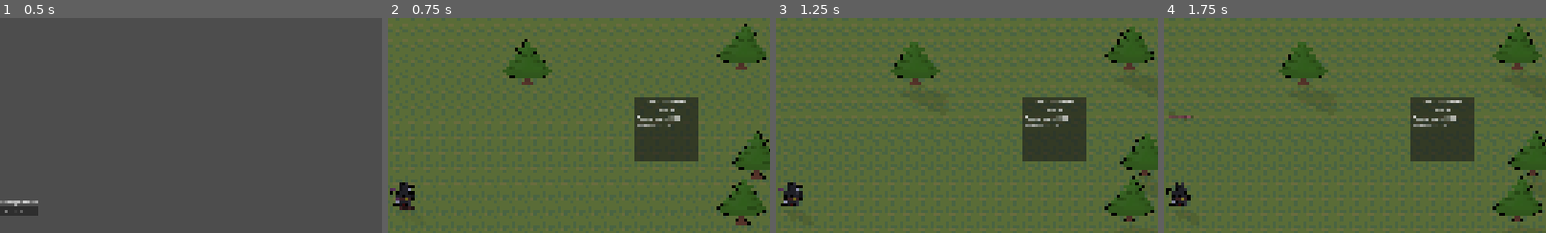
Above: before the commit, frames 1-4 (left to right).
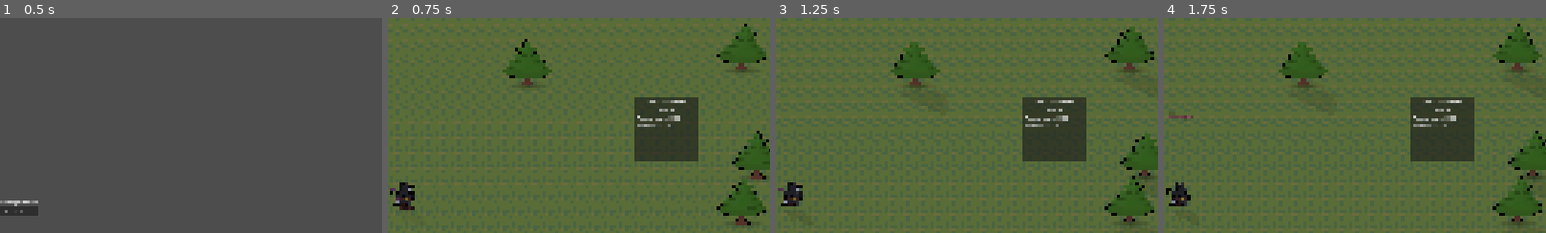
Above: after the commit, the same moments.

Repository: NicholasIzosimov/2D-Platformer
Game: Godot game, scene res://Scenes/main_menu.tscn
Two runs of this game, one before a commit and one after it. Both use one fixed random seed, a clock stepped at 60 frames per second and the inputs below.
Inputs:
- Up to frame 1 (0.5 s): no input
- Up to frame 2 (0.75 s): click "Start Run" at 0.5 s
- Up to frame 3 (1.25 s): no input
- Up to frame 4 (1.75 s): click "1" at 1.25 s
The pictures show only the part of the screen within x 48-98%, y 6-56%; the shares and areas given below are measured in that part.

Frame 1 is identical in both runs. In frame 2, 0.1% of the frame differs, in the area x 35-95%, y 24-33%; in frame 3, 0.2%, in the area x 35-98%, y 24-97%; in frame 4, 0.2%.

Commit message:
Combined incoming damage text, shaking sticky crits, item gold value, todo restructure
Co-Authored-By: Claude Opus 5.5 <noreply@anthropic.com>

Diff:
--- a/Scenes/FloatingNumber.tscn
+++ b/Scenes/FloatingNumber.tscn
@@ -11,3 +11,5 @@
 offset_bottom = 23.0
 theme_override_font_sizes/font_size = 28
 script = ExtResource("1_fens3")
+crit_shake = 3.0
+crit_shake_time = 1.0
--- a/Scenes/Player.tscn
+++ b/Scenes/Player.tscn
@@ -37,6 +37,7 @@
 
 [node name="CombatTextSpawner" parent="." index="4" unique_id=1163598000]
 text_height = -15.0
+incoming_window = 0.5
 
 [node name="Bars" parent="." index="6" unique_id=1050830573]
 z_index = 10
--- a/Scenes/Props/pine_small.tscn
+++ b/Scenes/Props/pine_small.tscn
@@ -3,6 +3,17 @@
 [ext_resource type="PackedScene" uid="uid://ccc1hmmxmapdf" path="res://Scenes/prop.tscn" id="1_4ftun"]
 [ext_resource type="Shader" uid="uid://ch7tgdw66vh3x" path="res://Resources/Shaders/sway.gdshader" id="2_tb7dq"]
 [ext_resource type="Texture2D" uid="uid://bfv0mdivfd0ai" path="res://Assets/Environment/Pine Tree.png" id="3_xiytw"]
+
+[sub_resource type="Gradient" id="Gradient_4ftun"]
+colors = PackedColorArray(0, 0, 0, 0.32156864, 0, 0, 0, 0)
+
+[sub_resource type="GradientTexture2D" id="GradientTexture2D_pm0ju"]
+gradient = SubResource("Gradient_4ftun")
+width = 32
+height = 32
+fill = 1
+fill_from = Vector2(0.5, 0.5)
+fill_to = Vector2(0.5, 0)
 
 [sub_resource type="ShaderMaterial" id="ShaderMaterial_4ftun"]
 resource_local_to_scene = true
@@ -15,13 +26,19 @@
 
 [node name="PineSmall" unique_id=1413736599 instance=ExtResource("1_4ftun")]
 
-[node name="SolidMaterial" parent="." index="0" unique_id=1643662631]
+[node name="ShadeBlob" type="Sprite2D" parent="." index="0" unique_id=1416321907]
+z_index = -1
+position = Vector2(0.99999994, 0)
+scale = Vector2(1.5234375, 0.28125)
+texture = SubResource("GradientTexture2D_pm0ju")
+
+[node name="SolidMaterial" parent="." index="1" unique_id=1643662631]
 position = Vector2(0, -4)
 texture = ExtResource("3_xiytw")
 region_enabled = true
 region_rect = Rect2(25, 64, 16, 8.153389)
 
-[node name="SwayMaterial" parent="." index="1" unique_id=1144367935]
+[node name="SwayMaterial" parent="." index="2" unique_id=1144367935]
 material = SubResource("ShaderMaterial_4ftun")
 position = Vector2(0, -9)
 texture = ExtResource("3_xiytw")
--- a/Scripts/ResourceScripts/item_data.gd
+++ b/Scripts/ResourceScripts/item_data.gd
@@ -2,6 +2,8 @@
 
 class_name ItemData
 
+const GOLD_PER_LEVEL: float = 2.0
+const GOLD_RARITY_EXPONENT: float = 2.0
 enum Slot {HEAD, NECK, SHOULDERS, CHEST, CLOAK, HANDS, LEGS, FEET, RING, MAIN_HAND, CHARM}
 
 @export var name: String
@@ -12,3 +14,7 @@
 @export var stats: Dictionary[Stat.Type, float] = {}
 @export_group("Weapon")
 @export var attack_speed: float = 0.0
+
+func gold_value() -> int:
+	var multiplier: float = rarity.budget_multiplier if rarity else 1.0
+	return max(1, roundi(GOLD_PER_LEVEL * item_level * pow(multiplier, GOLD_RARITY_EXPONENT)))
--- a/Scripts/combat_text_spawner.gd
+++ b/Scripts/combat_text_spawner.gd
@@ -7,6 +7,10 @@
 @export var ability_damage_color: Color = Color(1.0, 0.85, 0.2)
 @export var damage_font: Font
 @export var text_height: float = -85.0
+@export var incoming_window: float = 1.0
+var incoming_total: float = 0.0
+var incoming_crit: float = 1.0
+var incoming_ready: bool = true
 var unit_stats: Node
 var side: float = 1.0
 var anchor: Node2D
@@ -16,10 +20,12 @@
 	unit_stats = get_node("../UnitStats")
 	unit_stats.damage_taken.connect(_on_damage_taken)
 	unit_stats.attack_missed.connect(_on_attack_missed)
-	#unit_stats.power_changed.connect(_on_power_changed)
 
 func _on_damage_taken(amount: float, crit_multiplier: float, from_ability: bool) -> void:
 	if amount <= 0:
+		return
+	if owner.is_in_group("player"):
+		gather_incoming(amount, crit_multiplier)
 		return
 	var number = create_number()
 	number.set_value(-amount)
@@ -29,9 +35,30 @@
 		number.set_crit(crit_multiplier)
 	elif from_ability:
 		number.set_color(ability_damage_color)
-	if owner.is_in_group("player"):
-		number.set_color(player_damage_color)
 	anchor.add_child(number)
+
+func gather_incoming(amount: float, crit_multiplier: float) -> void:
+	incoming_total += amount
+	incoming_crit = max(incoming_crit, crit_multiplier)
+	if incoming_ready:
+		show_incoming()
+
+func show_incoming() -> void:
+	if incoming_total <= 0.0:
+		incoming_ready = true
+		return
+	var number = create_number()
+	number.set_value(-incoming_total)
+	if damage_font:
+		number.add_theme_font_override("font", damage_font)
+	if incoming_crit > 1.0:
+		number.set_crit(incoming_crit)
+	number.set_color(player_damage_color)
+	anchor.add_child(number)
+	incoming_total = 0.0
+	incoming_crit = 1.0
+	incoming_ready = false
+	get_tree().create_timer(incoming_window, false).timeout.connect(show_incoming)
 
 func _on_attack_missed() -> void:
 	var number = create_number()
--- a/Scripts/describe.gd
+++ b/Scripts/describe.gd
@@ -82,6 +82,7 @@
 	for stat in data.stats:
 		var amount: float = data.stats[stat]
 		lines.append("%s%s %s" % ["+" if amount >= 0.0 else "-", Stat.format(stat, absf(amount)), Stat.label(stat)])
+	lines.append("%d [img=16x24]res://Assets/UI/gold_coin.png[/img]" % data.gold_value())
 	return "\n".join(lines)
 
 static func item_comparison(candidate: ItemData, equipped: ItemData) -> String:
--- a/Scripts/floating_number.gd
+++ b/Scripts/floating_number.gd
@@ -3,24 +3,43 @@
 
 @export var crit_min_size: float = 40.0
 @export var crit_max_size: float = 56.0
+@export var crit_hold: float = 0.6
+@export var crit_fade: float = 1.6
+@export var crit_shake: float = 6.0
+@export var crit_shake_time: float = 0.35
 var drift_x: float = 0.0
 var rise: float = 40.0
 var duration: float = 1.0
 var hold: float = 0.0
+var is_crit: bool = false
+var float_position: Vector2
+var shake: float = 0.0
 
 func _ready() -> void:
-	position -= get_combined_minimum_size() / 2
+	float_position = position - get_combined_minimum_size() / 2
+	position = float_position
+	var stay: float = hold
+	var fade: float = duration
+	if is_crit:
+		stay = crit_hold
+		fade = crit_fade
+		shake = crit_shake
+		create_tween().tween_property(self, "shake", 0.0, crit_shake_time)
 	var tween = create_tween()
 	tween.set_parallel(true)
-	tween.tween_property(self, "position:y", position.y - rise, hold + duration)
-	tween.tween_property(self, "position:x", position.x + drift_x, hold + duration)
-	tween.tween_property(self, "modulate:a", 0.0, duration).set_delay(hold)
+	tween.tween_property(self, "float_position:y", float_position.y - rise, stay + fade)
+	tween.tween_property(self, "float_position:x", float_position.x + drift_x, stay + fade)
+	tween.tween_property(self, "modulate:a", 0.0, fade).set_delay(stay)
 	tween.chain().tween_callback(queue_free)
+
+func _process(_delta: float) -> void:
+	position = float_position + Vector2(randf_range(-shake, shake), randf_range(-shake, shake))
 
 func set_value(amount: float) -> void:
 	text = str(roundi(amount))
 
 func set_crit(multiplier: float) -> void:
+	is_crit = true
 	var t: float = clamp((multiplier - 1.5) / 0.5, 0.0, 1.0)
 	add_theme_font_size_override("font_size", int(lerp(crit_min_size, crit_max_size, t)))
 	add_theme_color_override("font_color", Color.YELLOW)
--- a/project.godot
+++ b/project.godot
@@ -24,6 +24,7 @@
 
 window/size/viewport_width=2560
 window/size/viewport_height=1440
+window/size/mode=3
 window/stretch/mode="canvas_items"
 window/stretch/aspect="expand"
 
Not shown, changed: docs/todo.md
